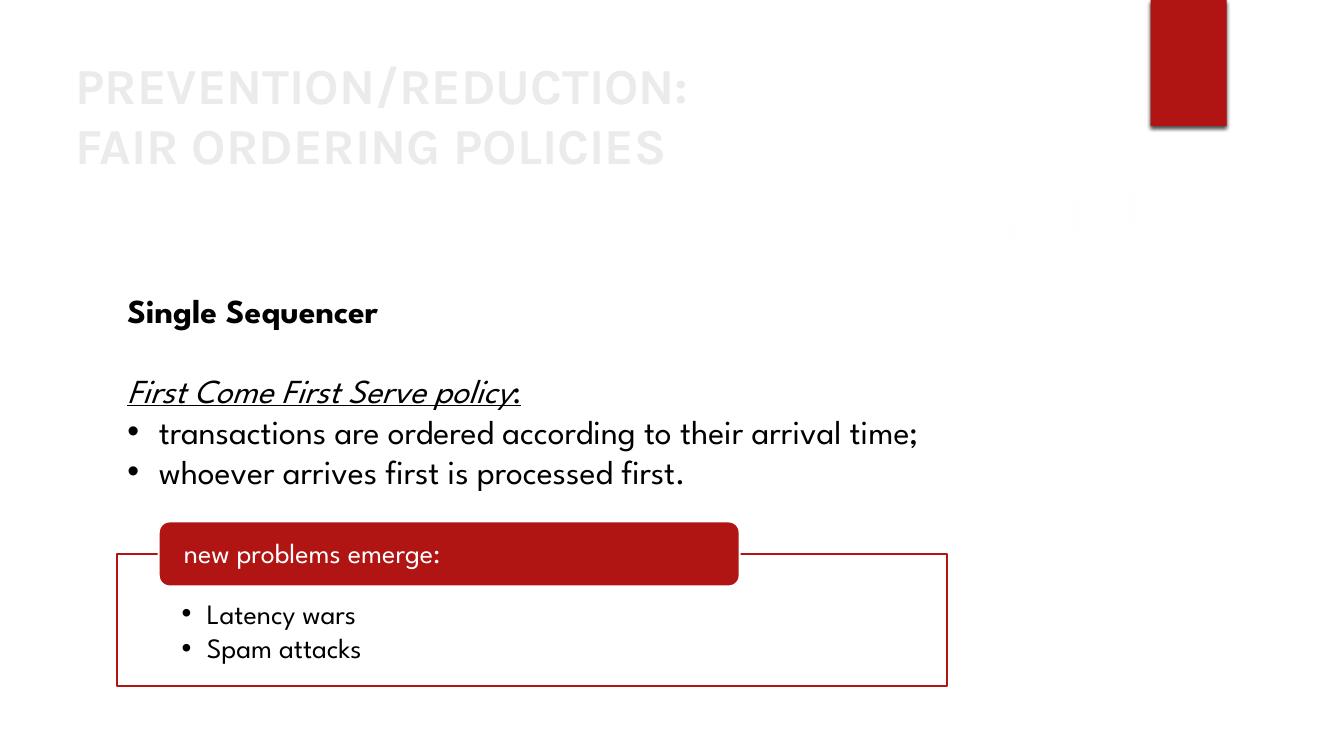
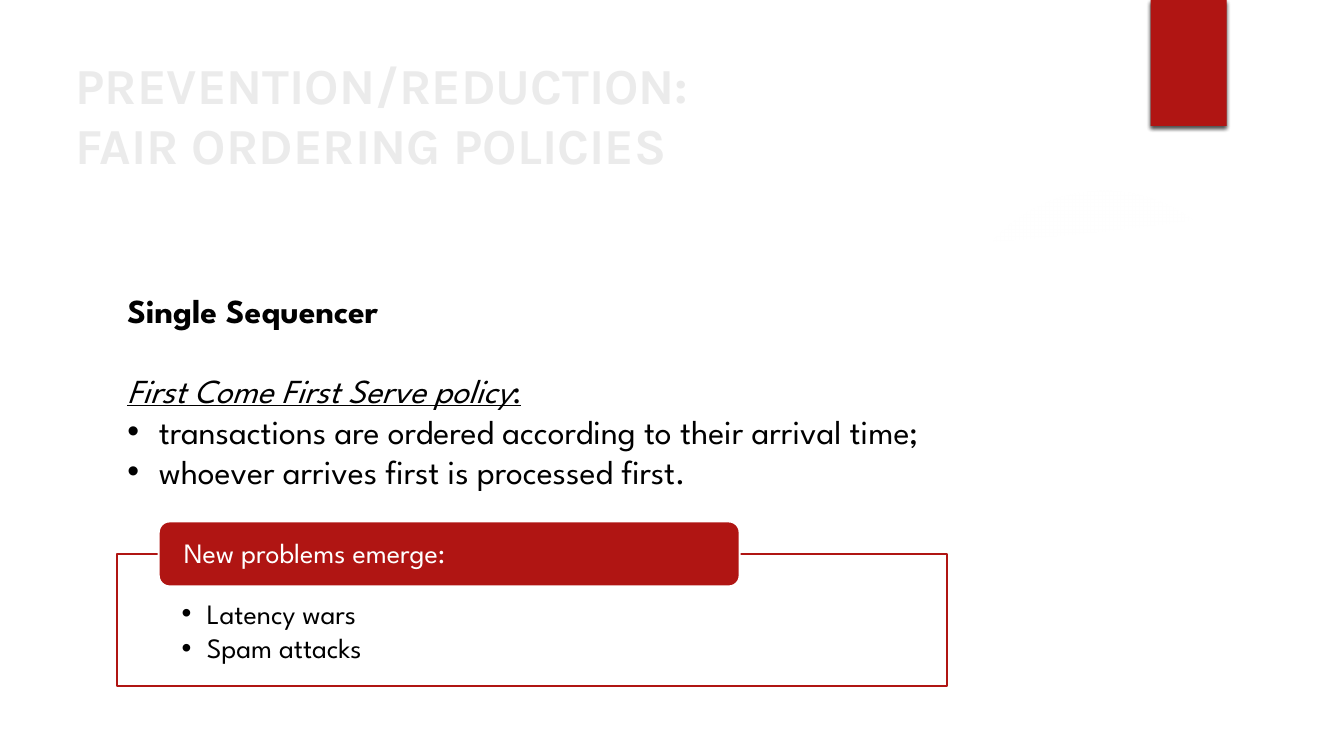
Before and after one commit to CamillaMagistrello/DECENTRALIZED_SYSTEM, a slide deck: slide 4 of SEMINARIO/MEV.pptx. Drawn at 1344x756 pixels with LibreOffice and Linux fonts; fonts in the diff are those of the drawing; background and template pictures are left out. Boxes give left, top, right and bottom in pixels: in the first picture for what was removed or moved away, otherwise in the second. Text is boxed around its words. In the diff, an @@ line names an element or a change of style, - is before the commit and + after.

```diff
--- a/SEMINARIO/MEV.pptx
+++ b/SEMINARIO/MEV.pptx
@@ text at [184, 543, 446, 569]: text changed @@
-new problems emerge:
+New problems emerge:
```
Also in this commit, not shown: 3 other files.
